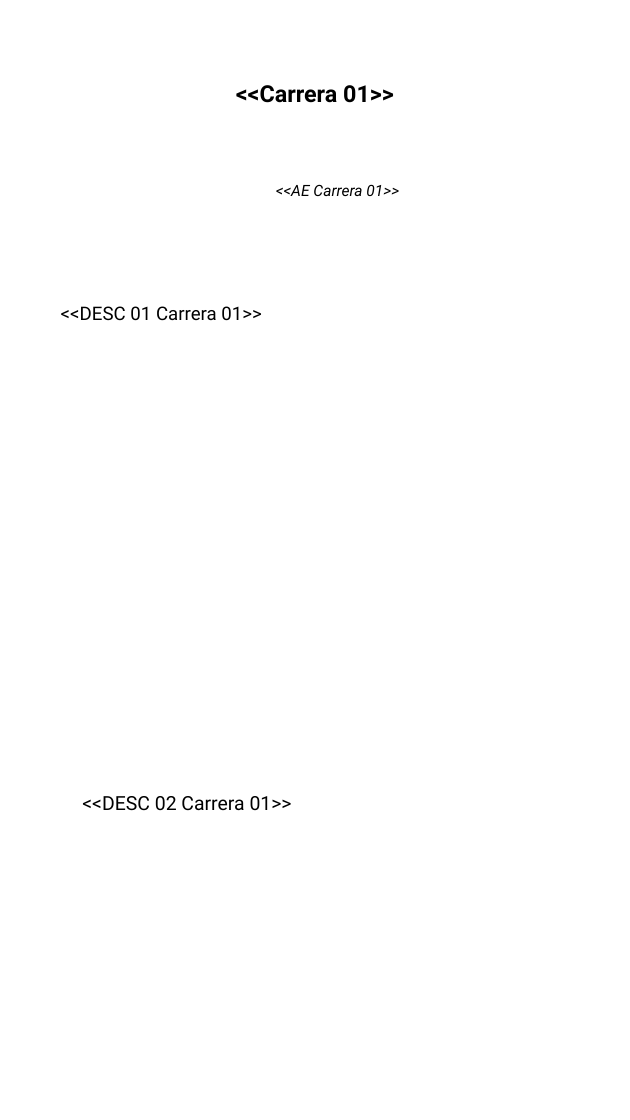
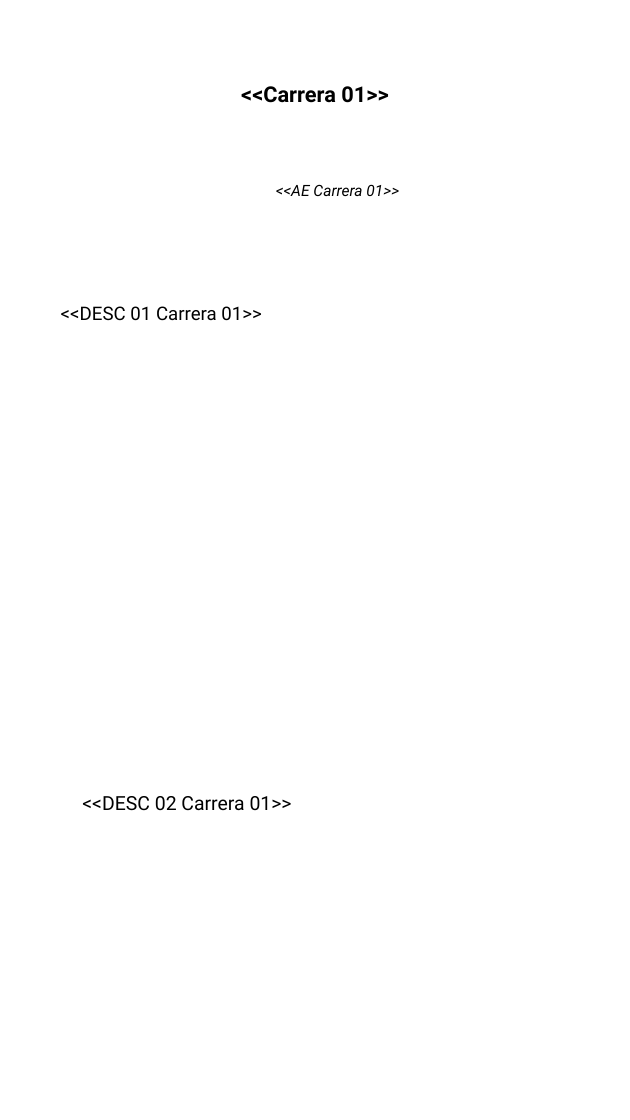
Before and after one commit to gero-educacion/reportgen, a slide deck: slide 27 of assets/Template_Autoconocimiento 2.0 (PADRES).pptx. Drawn at 630x1120 pixels with LibreOffice and Linux fonts; fonts in the diff are those of the drawing; background and template pictures are left out. Boxes give left, top, right and bottom in pixels: in the first picture for what was removed or moved away, otherwise in the second. Text is boxed around its words. In the diff, an @@ line names an element or a change of style, - is before the commit and + after.

```diff
--- a/assets/Template_Autoconocimiento 2.0 (PADRES).pptx
+++ b/assets/Template_Autoconocimiento 2.0 (PADRES).pptx
@@ text "<<Carrera 01>>" at [241,86,388,103]: size 30 to 28 pt @@
```
Also in this commit, not shown: 6 other slides changed, 23 other files.
